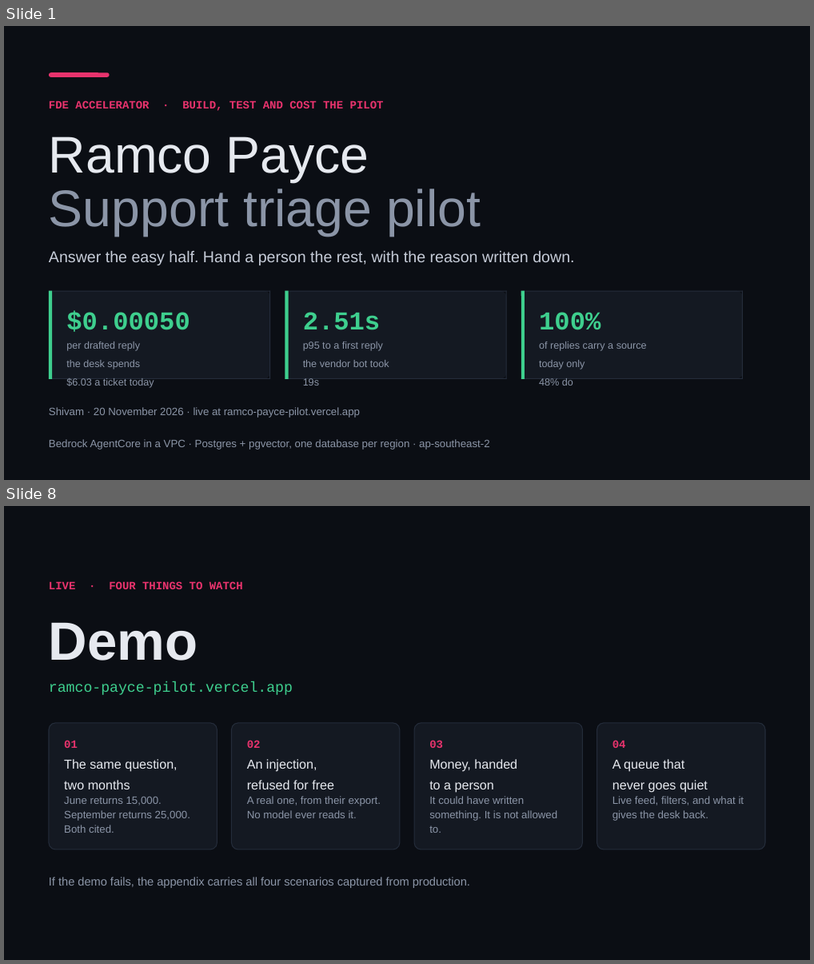
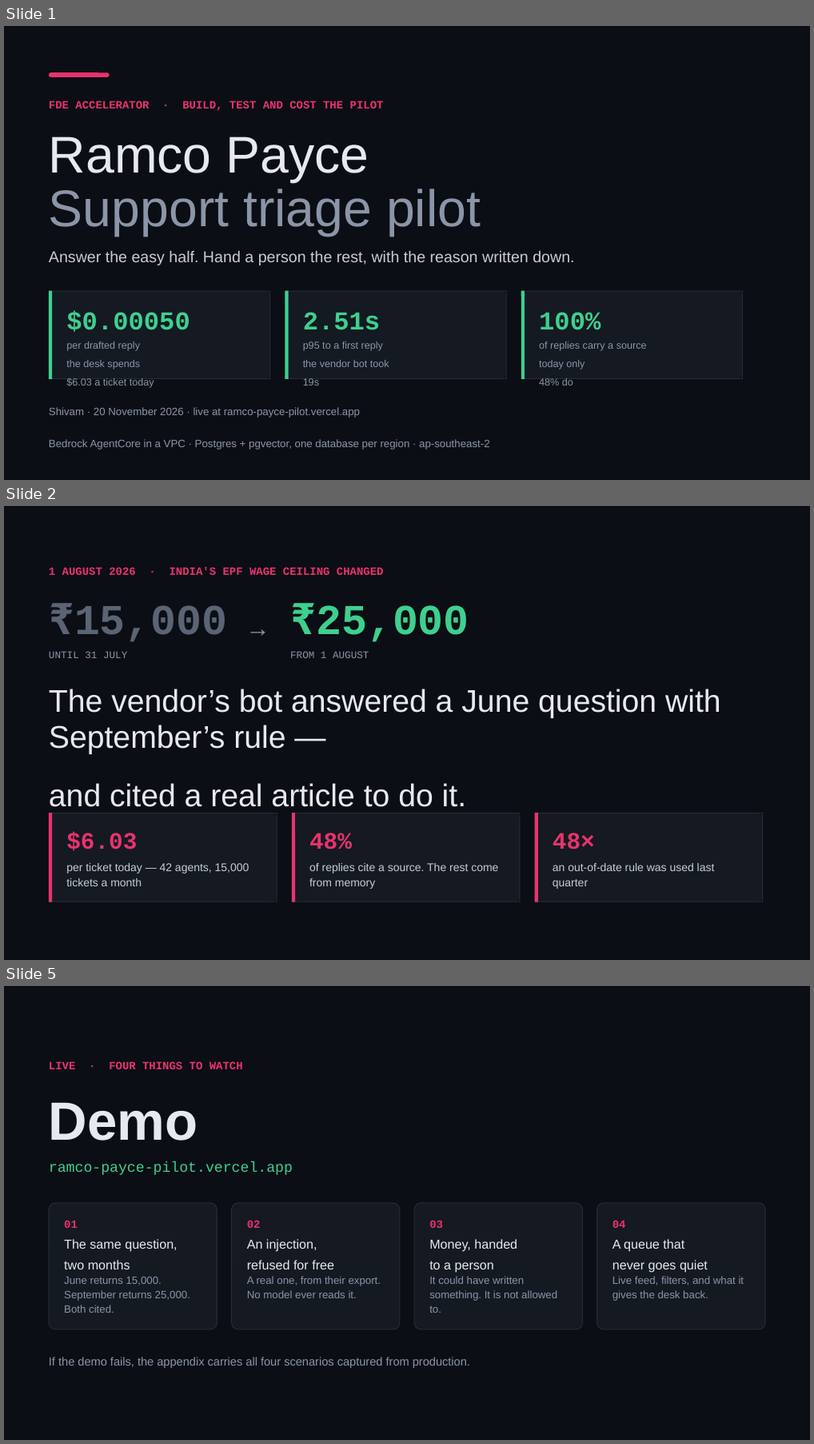
Before and after one commit to shivam-25/ramco-payce-pilot, a slide deck: docs/deck/ramco-payce-pilot.pptx. Shown one above the other, each under a label of ours: slides 1 and 8 before the commit, slides 1, 2 and 5 after it; the slides between them are not shown. The pictures are 814x964 and 814x1444 pixels, drawn with LibreOffice and Linux fonts; fonts in the diff are those of the drawing. Boxes give left, top, right and bottom in pixels: in the first picture for what was removed or moved away, otherwise in the second. Text is boxed around its words. In the diff, an @@ line names an element or a change of style, - is before the commit and + after.

```diff
--- a/docs/deck/ramco-payce-pilot.pptx
+++ b/docs/deck/ramco-payce-pilot.pptx
@@ slide 2 added at (x1=4, y1=506, x2=810, y2=960), background #0B0E14 @@
@@ text added at (x1=49, y1=567, x2=384, y2=575), 10 pt, text #E8336D, bold @@
+1 AUGUST 2026 · INDIA'S EPF WAGE CEILING CHANGED
@@ text added at (x1=74, y1=605, x2=228, y2=641), 38 pt, text #5A6474, bold @@
+₹15,000
@@ text added at (x1=246, y1=612, x2=271, y2=640), 22 pt, text #8B95A7 @@
+→
@@ text added at (x1=316, y1=605, x2=470, y2=642), 38 pt, text #3ECF8E, bold @@
+₹25,000
@@ text added at (x1=49, y1=651, x2=127, y2=658), 9 pt, text #8B95A7 @@
+UNTIL 31 JULY
@@ text added at (x1=290, y1=651, x2=369, y2=658), 9 pt, text #8B95A7 @@
+FROM 1 AUGUST
@@ text added at (x1=49, y1=688, x2=722, y2=807), 28 pt, text #E6E9EF @@
+The vendor’s bot answered a June question with September’s rule —
+and cited a real article to do it.
@@ rounded rectangle added at (x1=49, y1=812, x2=278, y2=902), fill #141922 @@
@@ line added from (49, 813) to (278, 813), #242C3A 0.75 pt @@
@@ line added from (50, 812) to (50, 902), #E8336D 3 pt @@
@@ line added from (277, 812) to (277, 902), #242C3A 0.75 pt @@
@@ rounded rectangle added at (x1=292, y1=812, x2=520, y2=902), fill #141922 @@
@@ line added from (292, 813) to (520, 813), #242C3A 0.75 pt @@
@@ line added from (294, 812) to (294, 902), #E8336D 3 pt @@
@@ line added from (520, 812) to (520, 902), #242C3A 0.75 pt @@
@@ rounded rectangle added at (x1=534, y1=812, x2=763, y2=902), fill #141922 @@
@@ line added from (534, 813) to (764, 813), #242C3A 0.75 pt @@
@@ line added from (536, 812) to (536, 902), #E8336D 3 pt @@
@@ line added from (763, 812) to (763, 902), #242C3A 0.75 pt @@
@@ text added at (x1=66, y1=832, x2=137, y2=851), 21 pt, text #E8336D, bold @@
+$6.03
@@ text added at (x1=310, y1=832, x2=352, y2=849), 21 pt, text #E8336D, bold @@
+48%
@@ text added at (x1=553, y1=832, x2=595, y2=849), 21 pt, text #E8336D, bold @@
+48×
@@ text added at (x1=66, y1=863, x2=250, y2=886), 10 pt, text #C6CCD8 @@
+per ticket today — 42 agents, 15,000 tickets a month
@@ text added at (x1=310, y1=863, x2=498, y2=888), 10 pt, text #C6CCD8 @@
+of replies cite a source. The rest come from memory
@@ text added at (x1=553, y1=863, x2=715, y2=888), 10 pt, text #C6CCD8 @@
+an out-of-date rule was used last quarter
@@ line added from (49, 901) to (278, 901), #242C3A 0.75 pt @@
@@ line added from (292, 901) to (520, 901), #242C3A 0.75 pt @@
@@ line added from (534, 901) to (764, 901), #242C3A 0.75 pt @@
@@ what was slide 8 is now slide 5 @@
```
Also in this commit, not shown: 1 slide changed, 3 other slides added, 1 slide removed, 21 other files.
